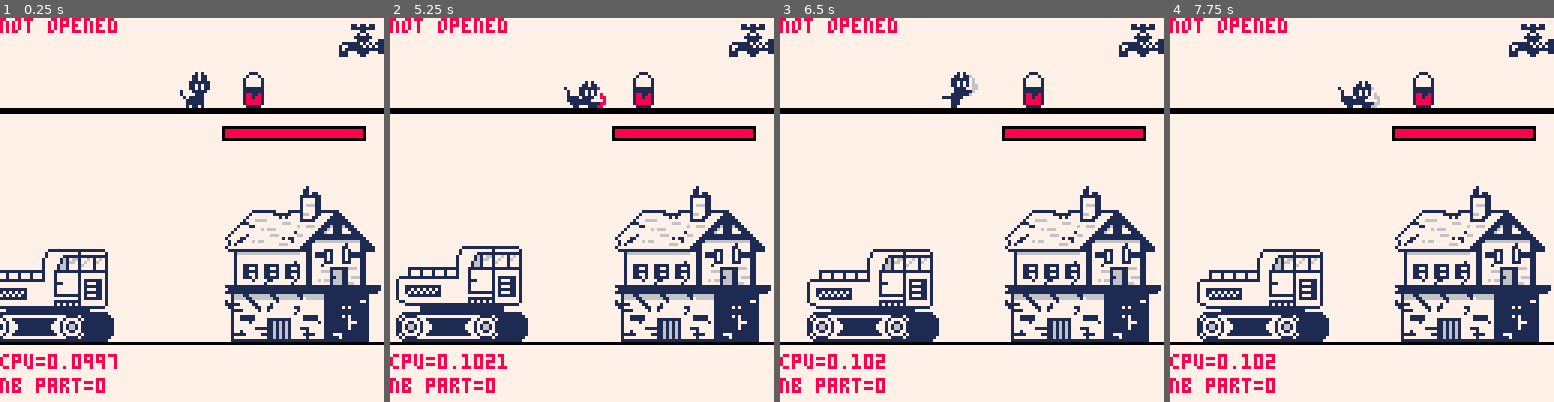
Above: before the commit, frames 1-4 (left to right).
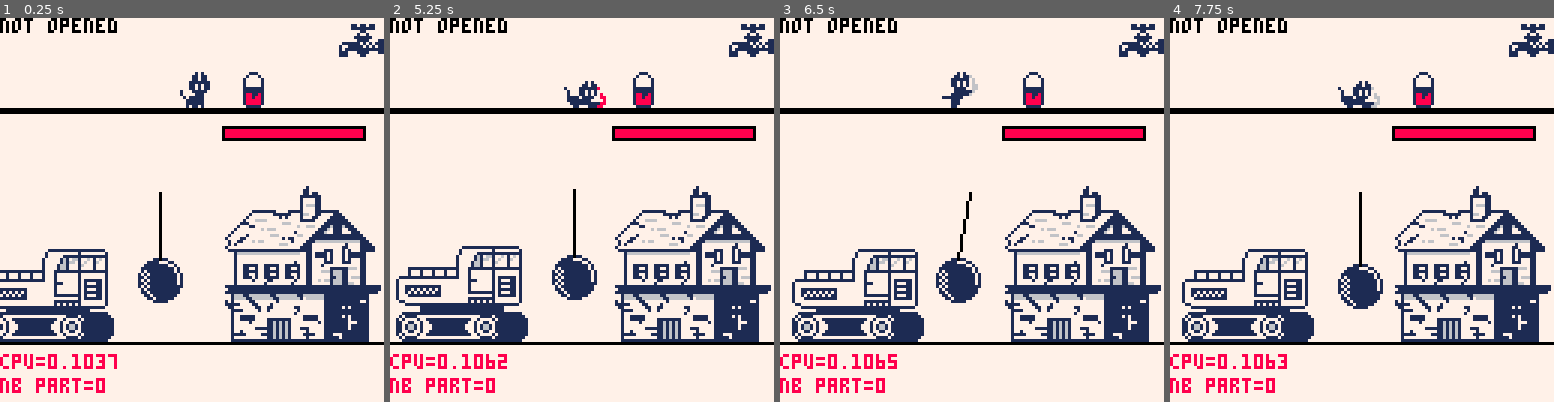
Above: after the commit, the same moments.

Repository: Arche-san/retrocat
Game: PICO-8 cartridge retrocat.p8
The game is run twice, just before and just after one commit, with the same random seed, the same clock (stepped at 60 frames per second) and the same inputs.
Inputs:
- Up to frame 1 (0.25 s): no input
- Up to frame 2 (5.25 s): tap X (X key) at 0.33, 1.07, 1.85, 2.97, 4.08, 5.2 s; tap O (Z key) at 0.7, 1.7, 2.1, 2.5, 2.9, 3.3, 3.7, 4.1, 4.5, 4.9 s; hold Right 1.6-2.1 s; hold Right 2.47-3.03 s; hold Left 3.08-3.58 s; hold Right 4.02-4.68 s; hold Left from 5.08 s (still down)
- Up to frame 3 (6.5 s): tap O (Z key) at 5.3, 5.7, 6.1 s; release Left at 5.68 s; hold Right from 6.08 s (still down); tap X (X key) at 6.32 s
- Up to frame 4 (7.75 s): tap O (Z key) every 0.4 s from 6.5 to 7.7 s; release Right at 6.58 s; hold Right 6.63-7.13 s; tap X (X key) at 7.43 s; hold Right from 7.5 s (still down)

The runs differ from the first frame. In frame 1, 1.7% of the frame differs, in the area x 0-48%, y 0-92%; in frame 2, 1.7%; in frame 3, 4.9%; in frame 4, 4.9%, in the area x 0-56%, y 0-92%.

Commit message:
demolisher ball integration (firsts tests)

Diff:
--- a/retrocat.p8
+++ b/retrocat.p8
@@ -20,8 +20,8 @@
 bucket_paint_capacity_max = 10
 bucket_refill_position = 115
 
-demolisher_xmin = -10
-demolisher_xmax = 30
+demolisher_xmin = -20
+demolisher_xmax = 20
 
 building_life_max = 100
 
@@ -293,17 +293,31 @@
   y = ground_y,
   cx = -16,
   cy = -32,
-  cw = 40,
+  cw = 65,
   ch = 32,
   state = demolisher_state_idle,
   state_time = 0,
-  spr_shake_time = 0
+  spr_shake_time = 0,
+  swing = false,
+  swing_time = 0,
+  swing_force = 0
  }
 end
 
 function demolisher_update(d)
- -- sprite shake
+ --sprite shake
  d.spr_shake_time += 1
+
+ d.swing_time += 1
+ if d.swing then
+  d.swing_force += 0.05
+ else
+  if d.swing_force >= 0 then
+   d.swing_force -= 0.1
+  else
+   d.swing_force = 0
+  end
+ end
 
  --state machine
  local state = d.state
@@ -327,7 +341,7 @@
   if(state_time >= 300) demolisher_attack(d)
 
  elseif state == demolisher_state_attack then
-  if(state_time >= 180) demolisher_loading(d)
+  if(state_time >= 60) demolisher_idle(d)
 
  elseif state == demolisher_state_stun then
   d.x -= 0.5
@@ -342,13 +356,26 @@
 end
 
 function demolisher_draw(d)
- local spr_y = d.y -32
- spr_y += cos(flr(d.spr_shake_time / 8) / 2) / 2
+ local shake_offset = cos(flr(d.spr_shake_time / 8) / 2) / 2
+ -- base
+ local spr_y = d.y -32 + shake_offset
  sspr(0, 96, 48, 21, d.x-16, spr_y)
  sspr(0, 117, 48, 1, d.x-16, d.y-12)
  sspr(0, 117, 48, 11, d.x-16, d.y-11)
- --spr(240, d.x-16, d.y -8, 6, 1)
- --spr(192, d.x-16, spr_y, 6, 3)
+
+ -- cannon ball
+ local ball_x = d.x + 43
+ local ball_y = d.y - 28 + shake_offset
+ if d.swing_force > 0 then
+  ball_x += cos(d.swing_time / 60) * d.swing_force
+  ball_y += sin(d.swing_time / 60) /3 * d.swing_force
+ end
+ sspr(18, 0, 16, 16, ball_x-7, ball_y)
+
+ -- cannon line
+ local ball_line_x = d.x + 43
+ local ball_line_y = d.y - 50 + shake_offset
+ line(ball_line_x, ball_line_y, ball_x, ball_y, 0)
 
  -- local cx_start = d.x + d.cx
  -- local cx_end = cx_start + d.cw
@@ -360,23 +387,28 @@
 end
 
 function demolisher_idle(d)
+ d.swing = false
  demolisher_setstate(d, demolisher_state_idle)
 end
 
 function demolisher_move(d)
+ d.swing = false
  demolisher_setstate(d, demolisher_state_move)
 end
 
 function demolisher_loading(d)
+ d.swing = true
  demolisher_setstate(d, demolisher_state_loading)
 end
 
 function demolisher_attack(d)
+ d.swing = true
  building_hit(building, 10)
  demolisher_setstate(d, demolisher_state_attack)
 end
 
 function demolisher_stun(d)
+ d.swing = false
  demolisher_setstate(d, demolisher_state_stun)
 end
 
